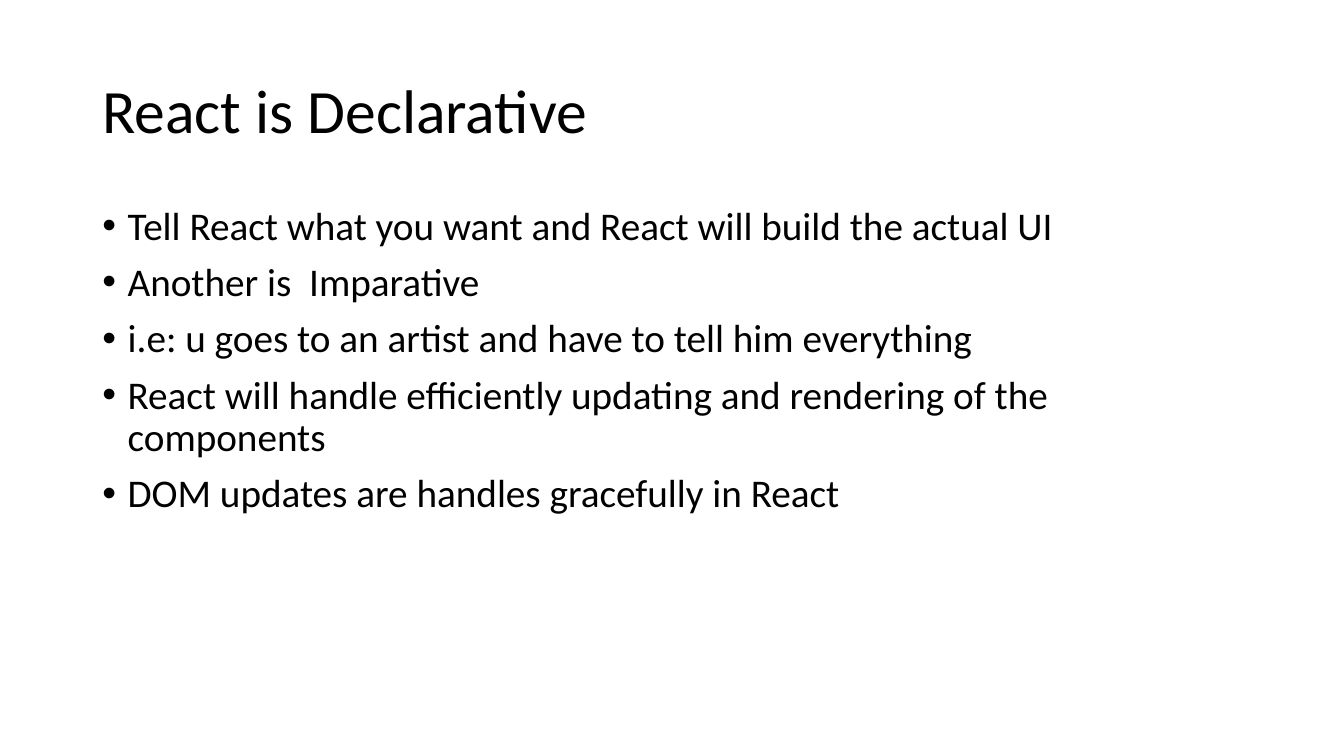
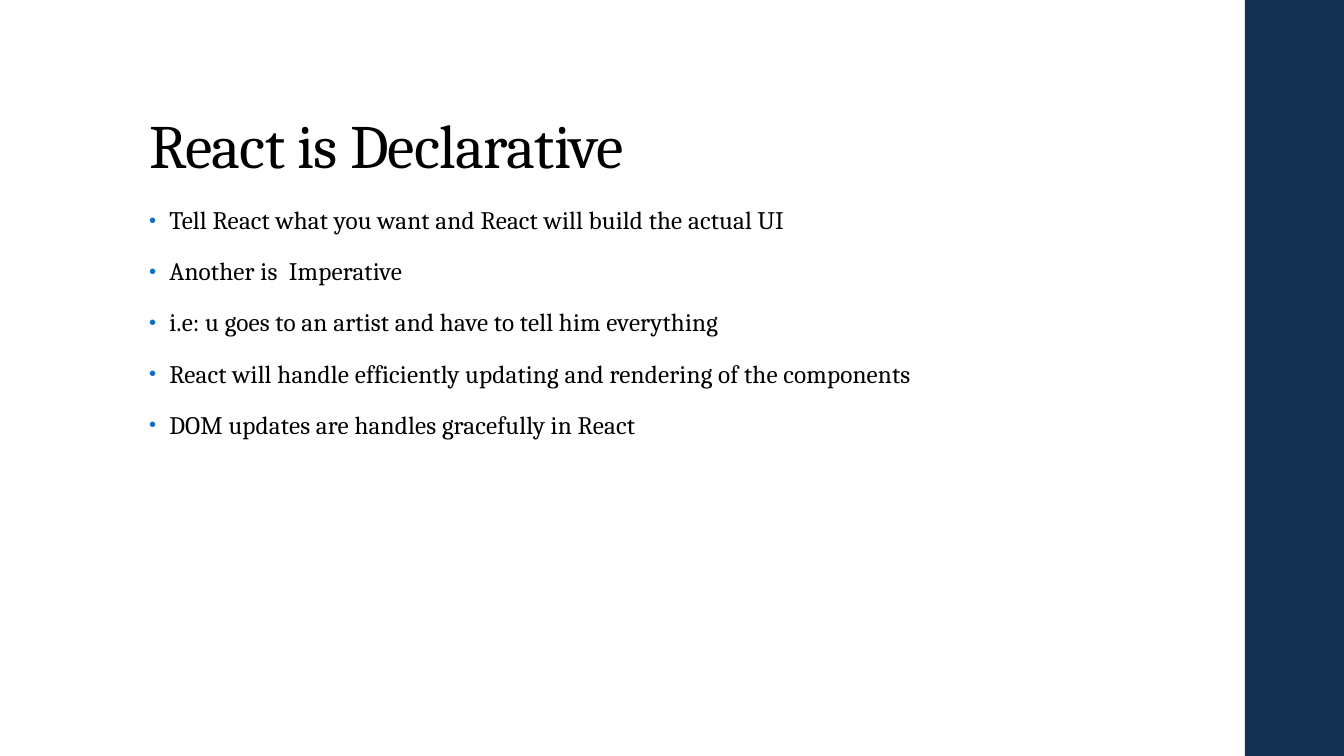
Before and after one commit to Prasundas99/Web-Development-Traning, a slide deck: slide 6 of 14.React/React.pptx. Drawn at 1344x756 pixels with LibreOffice and Linux fonts; fonts in the diff are those of the drawing. Boxes give left, top, right and bottom in pixels: in the first picture for what was removed or moved away, otherwise in the second. Text is boxed around its words. In the diff, an @@ line names an element or a change of style, - is before the commit and + after.

```diff
--- a/14.React/React.pptx
+++ b/14.React/React.pptx
@@ rectangle added at [1245, 0, 1344, 756], fill #113052 @@
@@ title "React is Declarative": place and size @@
-title "React is Declarative" at [102, 90, 587, 134]
+title "React is Declarative" at [149, 125, 623, 169]
@@ title "React is Declarative" at [149, 125, 623, 169]: font Calibri to Cambria, letter spacing 0 to -0.5 pt; vertical alignment middle to bottom @@
@@ text "Tell React what you want ...": place and size @@
-text "Tell React what you want ..." at [128, 212, 1052, 514]
+text "Tell React what you want ..." at [169, 211, 910, 440]
@@ text at [169, 211, 910, 440]: size 28 to 18 pt, font Calibri to Cambria, letter spacing 0 to 0.1 pt; indent changed; line spacing 0.9 to 0.95; more space between paragraphs @@
@@ text at [169, 262, 402, 286]: text changed; size 28 to 18 pt; font Calibri to Cambria @@
-• Another is Imparative
+• Another is Imperative
```
Also in this commit, not shown: 13 other slides changed, 3 slides added, 3 slides removed, 10 other files.
